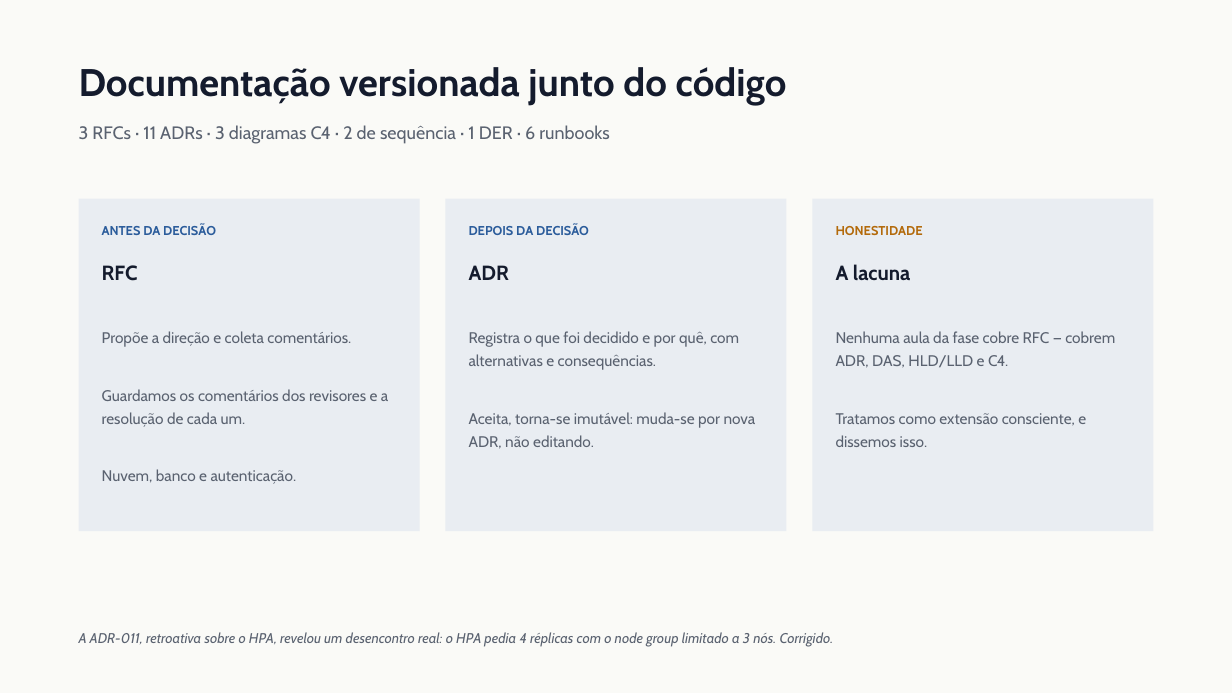
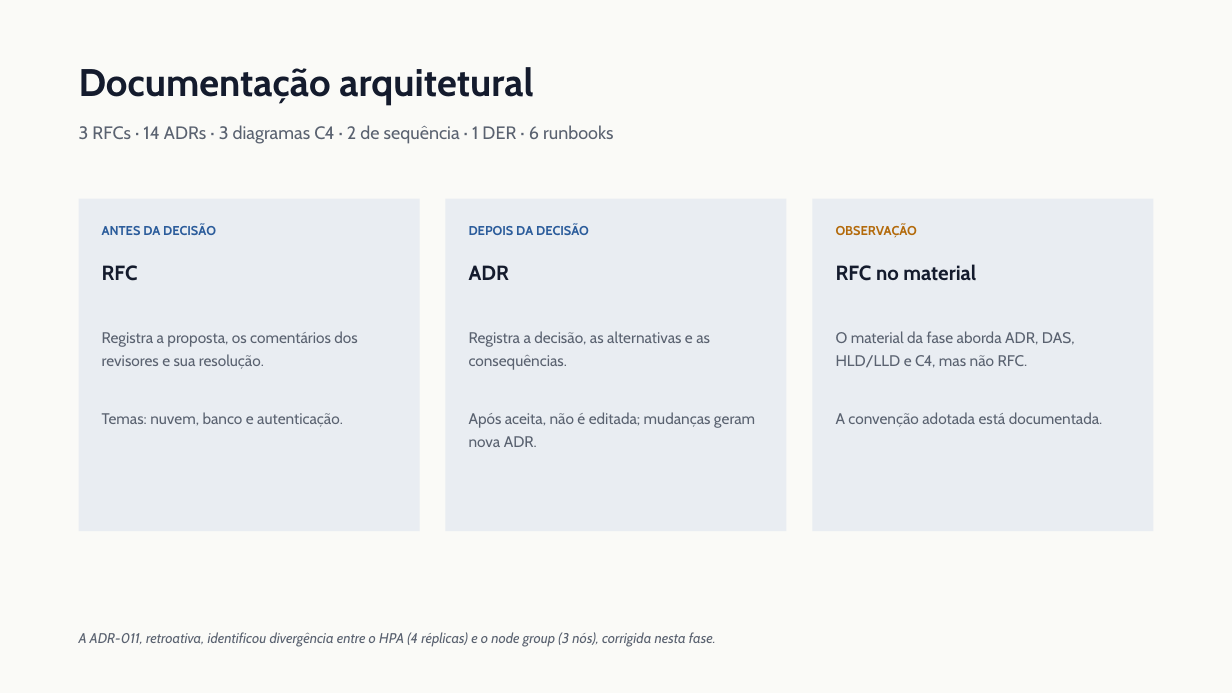
Before and after one commit to Guilherme-Fumagali/tech-challenge-1, a slide deck: slide 11 of docs/tech-challenge-3/apresentacao.pptx. Drawn at 1232x693 pixels with LibreOffice and Linux fonts; fonts in the diff are those of the drawing. Boxes give left, top, right and bottom in pixels: in the first picture for what was removed or moved away, otherwise in the second. Text is boxed around its words. In the diff, an @@ line names an element or a change of style, - is before the commit and + after.

```diff
--- a/docs/tech-challenge-3/apresentacao.pptx
+++ b/docs/tech-challenge-3/apresentacao.pptx
@@ text at (79, 67, 533, 105): text changed @@
-Documentação versionada junto do código
+Documentação arquitetural
@@ text at (79, 125, 614, 144): text changed @@
-3 RFCs · 11 ADRs · 3 diagramas C4 · 2 de sequência · 1 DER · 6 runbooks
+3 RFCs · 14 ADRs · 3 diagramas C4 · 2 de sequência · 1 DER · 6 runbooks
@@ text at (836, 226, 917, 238): text changed @@
-HONESTIDADE
+OBSERVAÇÃO
@@ text at (836, 264, 976, 281): text changed @@
-A lacuna
+RFC no material
@@ text at (102, 331, 357, 427): text changed @@
-Propõe a direção e coleta comentários.
-Guardamos os comentários dos revisores e a resolução de cada um.
-Nuvem, banco e autenticação.
+Registra a proposta, os comentários dos revisores e sua resolução.
+Temas: nuvem, banco e autenticação.
@@ text at (469, 331, 755, 447): text changed @@
-Registra o que foi decidido e por quê, com alternativas e consequências.
-Aceita, torna-se imutável: muda-se por nova ADR, não editando.
+Registra a decisão, as alternativas e as consequências.
+Após aceita, não é editada; mudanças geram nova ADR.
@@ text at (836, 331, 1103, 427): text changed @@
-Nenhuma aula da fase cobre RFC — cobrem ADR, DAS, HLD/LLD e C4.
-Tratamos como extensão consciente, e dissemos isso.
+O material da fase aborda ADR, DAS, HLD/LLD e C4, mas não RFC.
+A convenção adotada está documentada.
@@ text at (79, 632, 716, 646): text changed @@
-A ADR-011, retroativa sobre o HPA, revelou um desencontro real: o HPA pedia 4 réplicas com o node group limitado a 3 nós. Corrigido.
+A ADR-011, retroativa, identificou divergência entre o HPA (4 réplicas) e o node group (3 nós), corrigida nesta fase.
```
Also in this commit, not shown: 13 other slides changed, 1 other file.
